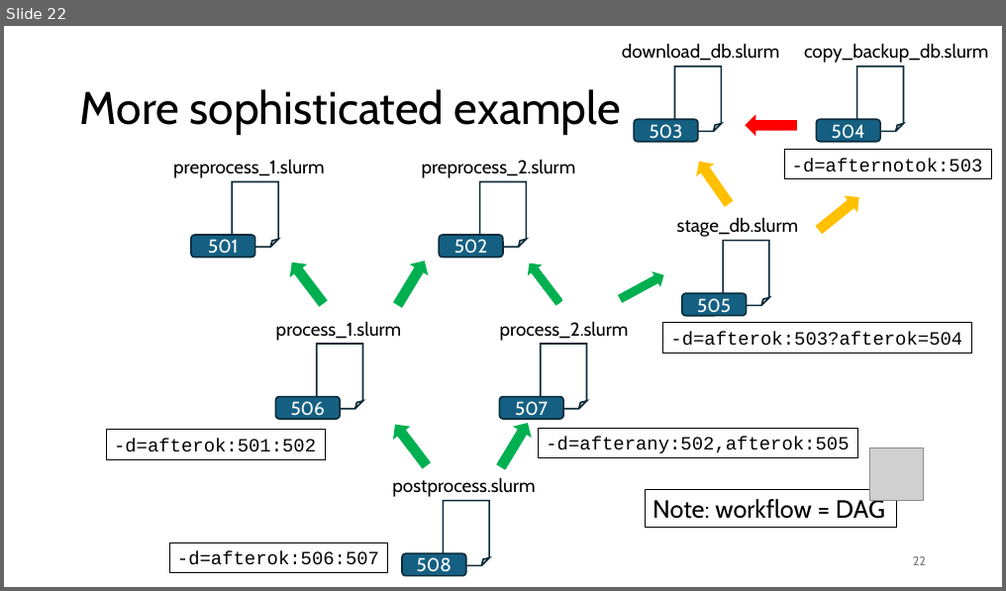
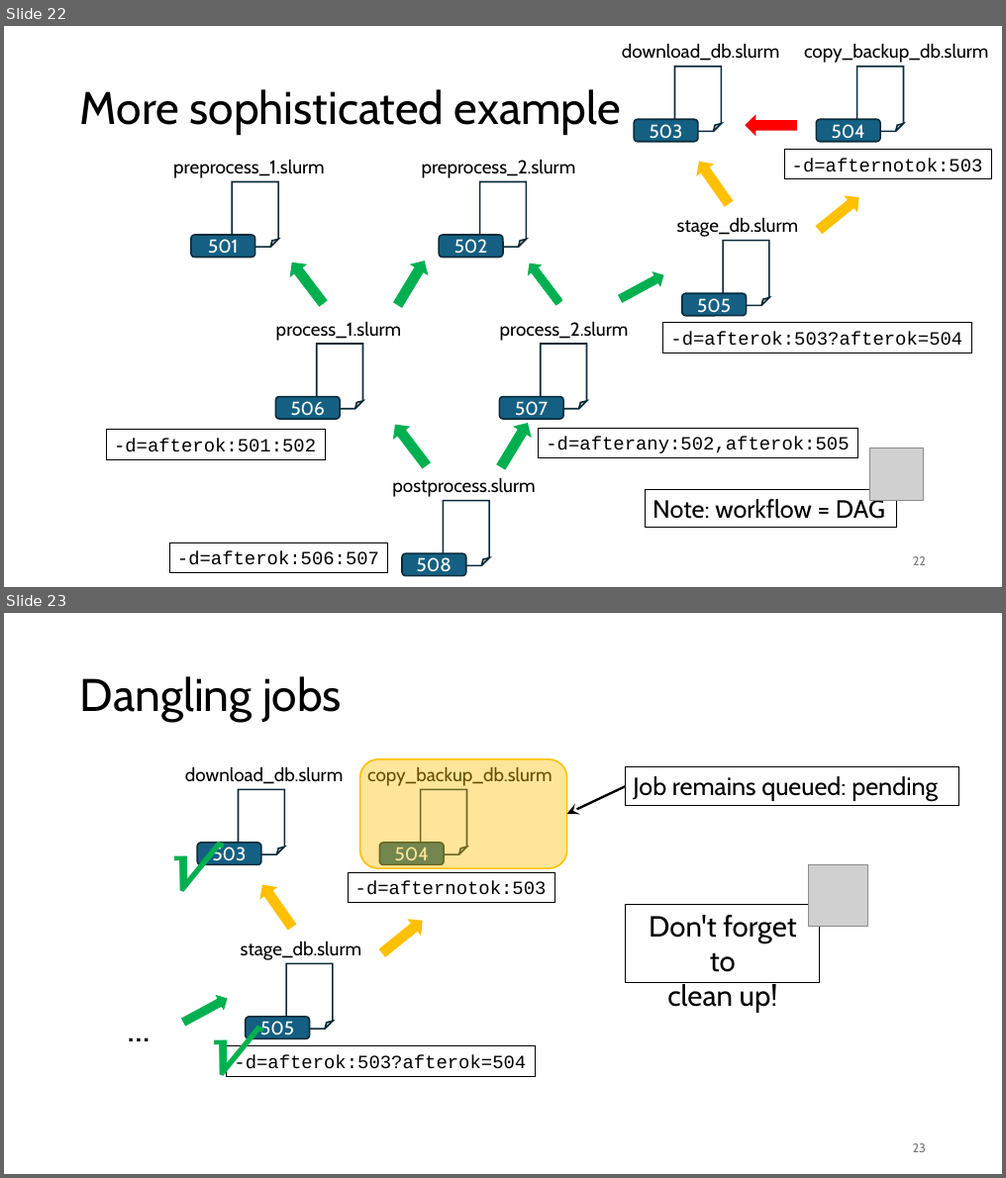
Before and after one commit to gjbex/Workflows-for-HPC, a slide deck: workflow_for_HPC.pptx. Shown one above the other, each under a label of ours: slide 22 before the commit, slides 22 and 23 after it. The pictures are 1006x591 and 1006x1178 pixels, drawn with LibreOffice and Linux fonts; fonts in the diff are those of the drawing; grey boxes stand for pictures. Boxes give left, top, right and bottom in pixels: in the first picture for what was removed or moved away, otherwise in the second. Text is boxed around its words. In the diff, an @@ line names an element or a change of style, - is before the commit and + after.

Commit message:
Add slides on dangling jobs

```diff
--- a/workflow_for_HPC.pptx
+++ b/workflow_for_HPC.pptx
@@ slide 23 added at (x1=4, y1=613, x2=1002, y2=1174), background #FFFFFF @@
@@ title added at (x1=80, y1=676, x2=342, y2=722), 44 pt, text #000000 @@
+Dangling jobs
@@ rounded rectangle added at (x1=360, y1=760, x2=567, y2=869), fill #FFC000 at 40% opacity, outline #FFC000 1.5 pt @@
@@ arrow added from (626, 786) to (567, 814), #000000 2.25 pt @@
@@ rectangle added at (x1=626, y1=767, x2=959, y2=805), fill #FFFFFF, outline #000000 0.75 pt, 24 pt, text #000000 @@
+Job remains queued: pending
@@ text added at (x1=150, y1=813, x2=229, y2=916), 66 pt, text #00B050, bold @@
+√
@@ picture added at (x1=808, y1=865, x2=868, y2=927) @@
@@ rectangle added at (x1=626, y1=904, x2=820, y2=982), outline #000000 0.75 pt, 28 pt, text #000000 @@
+Don't forget to
+clean up!
@@ text added at (x1=190, y1=997, x2=269, y2=1100), 66 pt, text #00B050, bold @@
+√
@@ group added at (x1=120, y1=766, x2=554, y2=1076): 4 texts, 3 folded corners, 3 rounded rectangles, 3 up arrows, 2 rectangles @@
+download_db.slurm
+503
+copy_backup_db.slurm
+504
+-d=afternotok:503
+stage_db.slurm
+505
+-d=afterok:503?afterok=504
+...
@@ page number added at (x1=913, y1=1144, x2=926, y2=1153), 12 pt, text #797979 @@
+23
```
Also in this commit, not shown: 1 slide changed, 1 other slide added.
